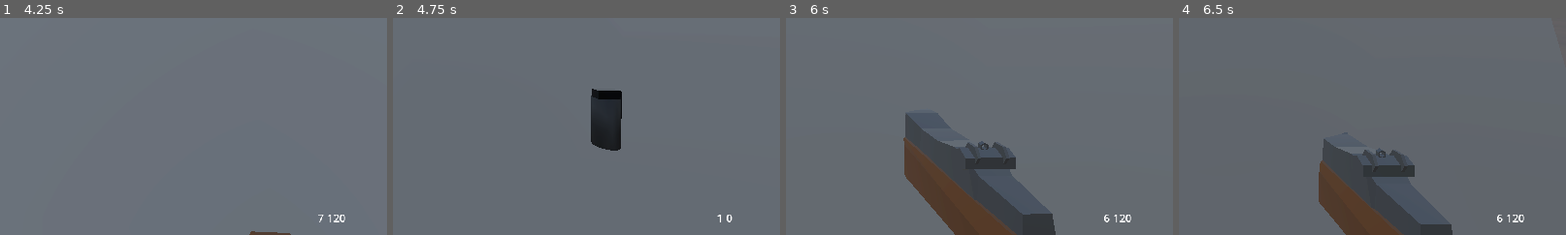
Above: before the commit, frames 1-4 (left to right).
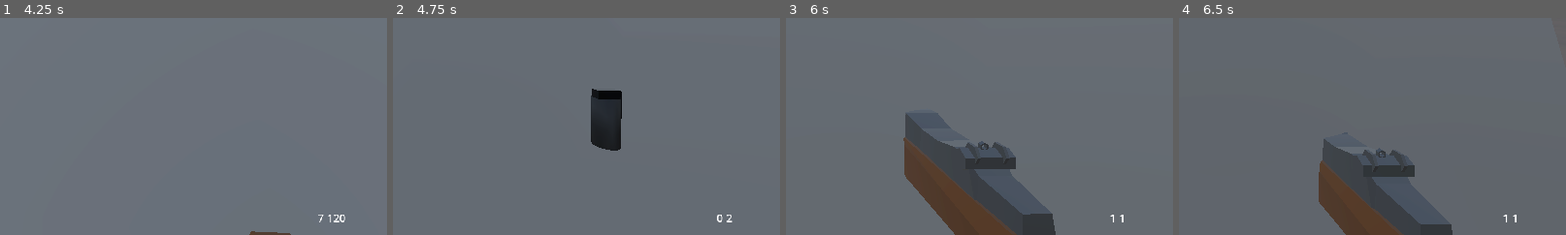
Above: after the commit, the same moments.

Repository: mcmacska/Fields-of-Smoke
Game: Godot game, scene res://scenes/screens/main_menu.tscn
Same seed, same stepped clock (60 frames per second), same inputs: the game is played once before the commit and once after it. A sky picture missing from this copy of the repository is replaced by a grey-blue gradient.
Inputs (mouse positions are % of the whole screen's width and height, from its top left):
- Up to frame 1 (4.25 s): click "Play game" at 0.5 s; tap Enter at 1.25 s; move the mouse to (55, 50) at 1.27 s; press the mouse at (55, 50) at 1.28 s; hold Up (forward) from 1.28 s (still down); tap Space (jump) at 1.52, 2.27, 3.5, 3.77 s; move the mouse to (45, 50) at 2.02 s; release the mouse at (45, 50) at 2.03 s; right-click (45, 50) at 2.1 s; click (45, 50) at 2.3 s; move the mouse to (52, 48) at 2.77 s; press the mouse at (52, 48) at 2.78 s; tap Q (last_slot) at 2.85 s; move the mouse to (49, 52) at 3.52 s; release the mouse at (49, 52) at 3.53 s; tap Shift (run) at 3.6 s; click (49, 52) at 3.8 s
- Up to frame 2 (4.75 s): keep holding Up (forward); move the mouse to (57, 51) at 4.27 s; hold Mouse wheel down (scroll_down) from 4.28 s (still down); tap Space (jump) at 4.52 s; click (57, 51) at 4.55 s
- Up to frame 3 (6 s): keep holding Up (forward); tap R (reload) at 4.9 s; move the mouse to (42, 49) at 5.02 s; release Mouse wheel down (scroll_down) at 5.03 s; tap Mouse wheel up (scroll_up) at 5.1 s; tap Space (jump) at 5.27 s; click (42, 49) at 5.3 s; move the mouse to (51, 50) at 5.77 s; press the mouse at (51, 50) at 5.78 s
- Up to frame 4 (6.5 s): keep holding Up (forward)
The pictures show only the part of the screen within x 50-100%, y 50-100%; the shares and areas given below are measured in that part.

Frame 1 is identical in both runs. In frame 2, less than 0.1% of the frame differs, in the area x 83-88%, y 90-95%; in frame 3, 0.1%; in frame 4, 0.1%, in the area x 82-90%, y 90-95%.

Commit message:
throwable grenade smoke added

Diff:
--- a/Fields_of_Smoke/scenes/screens/main_game.tscn
+++ b/Fields_of_Smoke/scenes/screens/main_game.tscn
@@ -25,6 +25,11 @@
 sky = SubResource("Sky_o6v7o")
 tonemap_mode = 2
 glow_enabled = true
+volumetric_fog_enabled = true
+volumetric_fog_density = 0.0
+volumetric_fog_length = 16.0
+
+[sub_resource type="FogMaterial" id="FogMaterial_q7ch5"]
 
 [node name="Main" type="Node3D" unique_id=617117156]
 process_mode = 3
@@ -163,3 +168,9 @@
 
 [node name="Medkit" parent="." unique_id=531398056 instance=ExtResource("13_q7ch5")]
 transform = Transform3D(1, 0, 0, 0, 1, 0, 0, 0, 1, -13.432426, 1.0802075, 65.91097)
+
+[node name="FogVolume" type="FogVolume" parent="." unique_id=621036153]
+transform = Transform3D(1, 0, 0, 0, 1, 0, 0, 0, 1, -6.7192726, 2.4045205, 27.468872)
+size = Vector3(10.775757, 3.3896484, 7.9726563)
+shape = 0
+material = SubResource("FogMaterial_q7ch5")
--- a/Fields_of_Smoke/scenes/weapons/smoke_grenade_throwable.tscn
+++ b/Fields_of_Smoke/scenes/weapons/smoke_grenade_throwable.tscn
@@ -1,16 +1,34 @@
 [gd_scene format=3 uid="uid://b2jhfmi03sirk"]
 
-[ext_resource type="Script" uid="uid://ephugi4rpnti" path="res://scripts/weapons/smoke_grenade.gd" id="1_q4nyr"]
+[ext_resource type="Script" uid="uid://cqodqxfbj3mve" path="res://scripts/weapons/smoke_grenade_throwable.gd" id="1_q4nyr"]
 [ext_resource type="PackedScene" uid="uid://d24pro6glqj0r" path="res://assets/weapons/smoke_grenade.glb" id="2_iwsi4"]
 
 [sub_resource type="BoxShape3D" id="BoxShape3D_q4nyr"]
 size = Vector3(0.051864624, 0.09959793, 0.05130768)
 
-[node name="Smoke" type="RigidBody3D" unique_id=1231177094]
+[sub_resource type="FogMaterial" id="FogMaterial_q4nyr"]
+
+[node name="Smoke" type="RigidBody3D" unique_id=1231177094 node_paths=PackedStringArray("fuse_timer", "smoke_timer", "smoke_cloud")]
 script = ExtResource("1_q4nyr")
+fuse_timer = NodePath("FuseTimer")
+smoke_timer = NodePath("SmokeTimer")
+smoke_cloud = NodePath("SmokeCloud")
 
 [node name="CollisionShape3D" type="CollisionShape3D" parent="." unique_id=330216816]
 transform = Transform3D(1, 0, 0, 0, 1, 0, 0, 0, 1, 0, 0.0004825592, 0)
 shape = SubResource("BoxShape3D_q4nyr")
 
 [node name="smoke_grenade" parent="." unique_id=1602396139 instance=ExtResource("2_iwsi4")]
+
+[node name="FuseTimer" type="Timer" parent="." unique_id=938523428]
+
+[node name="SmokeTimer" type="Timer" parent="." unique_id=619626622]
+
+[node name="SmokeCloud" type="FogVolume" parent="." unique_id=933804116]
+visible = false
+size = Vector3(16, 16, 16)
+shape = 0
+material = SubResource("FogMaterial_q4nyr")
+
+[connection signal="timeout" from="FuseTimer" to="." method="_on_fuse_timeout"]
+[connection signal="timeout" from="SmokeTimer" to="." method="_on_smoke_timer_timeout"]
--- a/Fields_of_Smoke/scripts/weapons/base_grenade.gd
+++ b/Fields_of_Smoke/scripts/weapons/base_grenade.gd
@@ -5,19 +5,21 @@
 @export var throwable_scene: PackedScene
 
 var current_ammo: int = 1
-var full_ammo: int = 0
+var full_ammo: int = 2
 
 # weapon type
 @export var weapon_slot: int = 0
 
 # bullet stats
-@export var fuse_time: int = 0
 @export var damage: int = 0
 @export var throw_force = 1
 
 
 func _ready() -> void:
 	position = Vector3(0.45, 0.35, -0.6)
+	fire_rate = 0.0
+	reload_speed = 1.0
+	clip_max_ammo = 1
 
 
 func trigger_held(camera_transform: Transform3D):
--- a/Fields_of_Smoke/scripts/weapons/base_item.gd
+++ b/Fields_of_Smoke/scripts/weapons/base_item.gd
@@ -6,6 +6,9 @@
 @export var item_slot: int = 0
 
 @export var fire_rate: float = 0.8
+@export var reload_speed: float = 0.8
+@export var clip_max_ammo: int = 10
+var is_reloading: bool = false
 var can_shoot: bool = true
 
 var wielder
--- a/Fields_of_Smoke/scripts/weapons/base_weapon.gd
+++ b/Fields_of_Smoke/scripts/weapons/base_weapon.gd
@@ -10,11 +10,7 @@
 
 #var projectile_scene = preload("res://scenes/weapons/projectile3d.tscn")
 
-#@export var fire_rate: float = 0.8
-@export var reload_speed: float = 2.0
-
 @export var current_ammo: int = 10
-@export var clip_max_ammo: int = 10
 @export var full_ammo: int = 100
 
 # effects
@@ -32,12 +28,6 @@
 
 @export var push_strength: float = 0.01
 
-#signal ammo_changed(current_ammo, full_ammo)
-#
-#var can_shoot: bool = true
-var is_reloading: bool = false
-
-#var wielder
 
 # position
 var is_ads: bool = false
--- a/Fields_of_Smoke/scripts/weapons/smoke_grenade.gd
+++ b/Fields_of_Smoke/scripts/weapons/smoke_grenade.gd
@@ -7,7 +7,42 @@
 
 
 func primary_action(camera_transform: Transform3D):
+	if not can_shoot or is_reloading:
+		return
+	# auto reload if empty
+	if current_ammo <= 0:
+		reload()
+		return
+	can_shoot = false
+	print("throwing...")
+	# TODO: animation
 	var g = throwable_scene.instantiate()
 	get_tree().current_scene.add_child(g)
 	g.global_position = camera_transform.origin - camera_transform.basis.z * 0.5
 	g.linear_velocity = -camera_transform.basis.z * throw_force
+	# decrease current ammo
+	current_ammo = current_ammo - 1
+	ammo_changed.emit(current_ammo, full_ammo)
+	# cooldown
+	await get_tree().create_timer(fire_rate).timeout
+	can_shoot = true
+
+
+func reload():
+	if is_reloading or current_ammo == clip_max_ammo or full_ammo <= 0:
+		return
+	is_reloading = true
+	can_shoot = false
+	print("reloading...")
+	#reload_sound.play() # TODO: sound
+	# cooldown
+	await get_tree().create_timer(reload_speed).timeout
+	if not is_reloading:
+		can_shoot = true
+		return  # cancelled
+	# decrease full ammo
+	full_ammo = full_ammo - (clip_max_ammo - current_ammo)
+	current_ammo = clip_max_ammo
+	ammo_changed.emit(current_ammo, full_ammo)
+	can_shoot = true
+	is_reloading = false
--- /dev/null
+++ b/Fields_of_Smoke/scripts/weapons/smoke_grenade_throwable.gd
@@ -0,0 +1,33 @@
+extends RigidBody3D
+
+@export var fuse_time: float = 4.0
+@export var smoke_duration: float = 10.0
+
+@export var fuse_timer: Timer
+@export var smoke_timer: Timer
+@export var smoke_cloud: FogVolume
+
+
+func _ready() -> void:
+	print(smoke_timer.timeout.is_connected(_on_smoke_timer_timeout))
+	fuse_timer.wait_time = fuse_time
+	smoke_timer.wait_time = smoke_duration
+	fuse_timer.start()
+
+
+func _process(delta: float) -> void:
+	pass
+
+
+func _on_fuse_timeout() -> void:
+	fuse_timer.stop()
+	smoke_timer.start()
+	grenade_effects()
+
+
+func _on_smoke_timer_timeout() -> void:
+	queue_free()
+
+
+func grenade_effects():
+	smoke_cloud.visible = true
Not shown: 1 places in Fields_of_Smoke/scenes/ui/ui.tscn that only renumber resources
Not shown, added: Fields_of_Smoke/scripts/weapons/smoke_grenade_throwable.gd.uid
Not shown, added: assets/smoke.png
